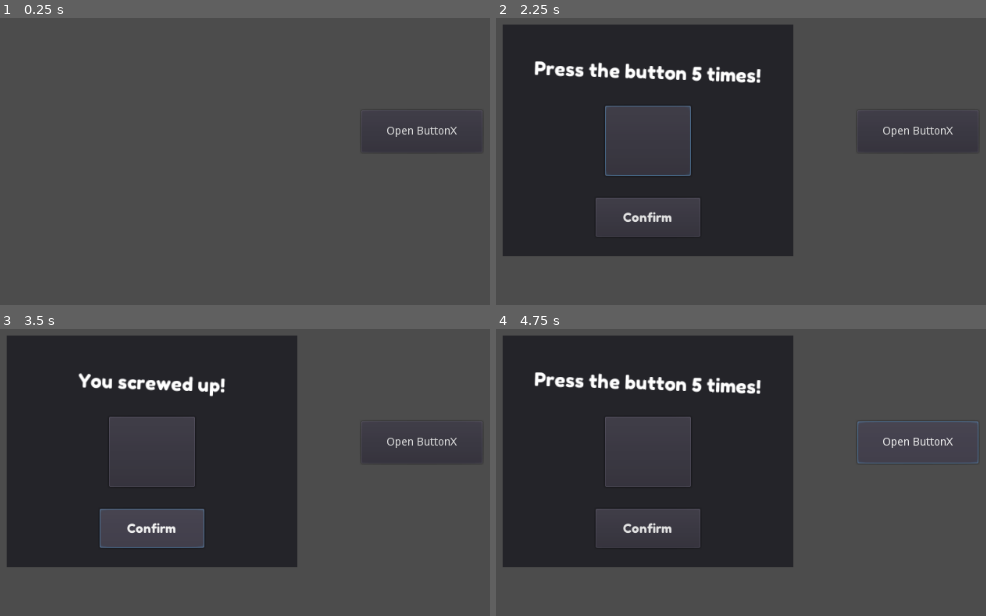
Above: before the commit, frames 1-4 (two rows, left to right).
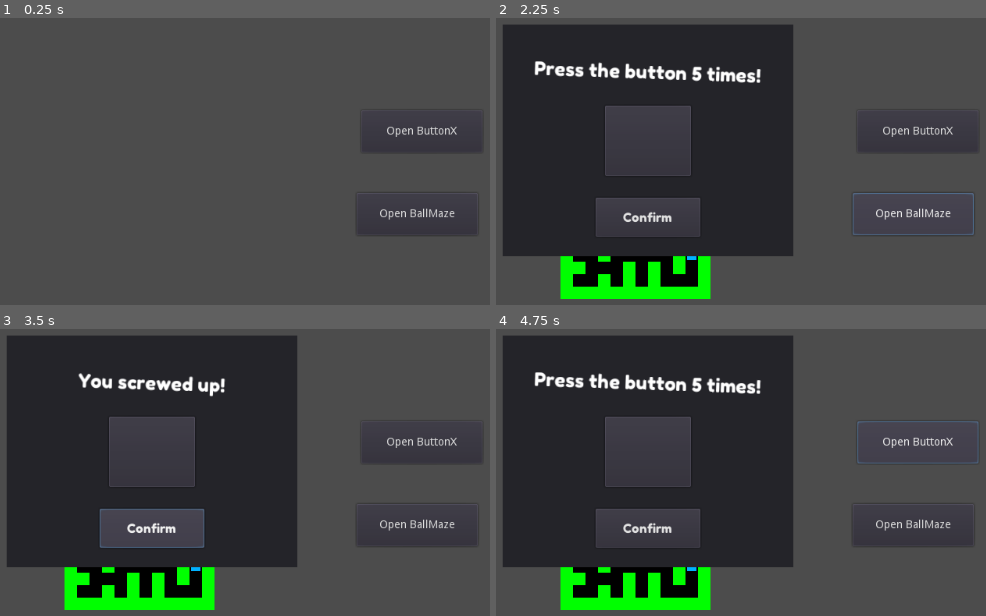
Above: after the commit, the same moments.

Repository: hupijekku/LD46
Game: Godot game, scene res://Scenes/Games/Main.tscn
Two runs of this game, one before a commit and one after it. Both use one fixed random seed, a clock stepped at 60 frames per second and the inputs below.
Inputs (mouse positions are in pixels of both pictures, inside the frame that each line leads up to):
- Up to frame 1 (0.25 s): no input
- Up to frame 2 (2.25 s): click "Open ButtonX" at 0.5 s; click (647, 141) at 1.27 s; click (912, 213) at 2 s, where only the run after the commit has a clickable "Open BallMaze"
- Up to frame 3 (3.5 s): click "Confirm" at 2.75 s
- Up to frame 4 (4.75 s): click "Confirm" at 3.5 s; click "Open ButtonX" at 4.25 s

The runs differ from the first frame. In frame 1, 0.3% of the frame differs, in the area x 74-97%, y 66-76%; in frame 2, 5.2%, in the area x 13-98%, y 30-98%; in frame 3, 4.9%; in frame 4, 4.9%.

Commit message:
Broken maze mg

Diff:
--- a/Project/Scenes/Games/Main.tscn
+++ b/Project/Scenes/Games/Main.tscn
@@ -14,4 +14,15 @@
 __meta__ = {
 "_edit_use_anchors_": false
 }
+
+[node name="Button2" type="Button" parent="."]
+margin_left = 774.0
+margin_top = 368.0
+margin_right = 929.0
+margin_bottom = 422.0
+text = "Open BallMaze"
+__meta__ = {
+"_edit_use_anchors_": false
+}
 [connection signal="pressed" from="Button" to="." method="_on_Button_pressed"]
+[connection signal="pressed" from="Button2" to="." method="_on_Button2_pressed"]
--- /dev/null
+++ b/Project/Scenes/Games/Maze/BallMaze.tscn
@@ -0,0 +1,41 @@
+[gd_scene load_steps=7 format=2]
+
+[ext_resource path="res://Scenes/Games/Maze/Maze.tscn" type="PackedScene" id=1]
+[ext_resource path="res://Sprites/TinyCircle.png" type="Texture" id=2]
+[ext_resource path="res://Sprites/Goal.png" type="Texture" id=3]
+[ext_resource path="res://Scripts/BallMaze.gd" type="Script" id=4]
+
+[sub_resource type="RectangleShape2D" id=2]
+extents = Vector2( 2, 2 )
+
+[sub_resource type="CircleShape2D" id=1]
+radius = 6.17252
+
+[node name="BallMaze" type="Node2D"]
+position = Vector2( 496, 408 )
+script = ExtResource( 4 )
+
+[node name="Maze" parent="." instance=ExtResource( 1 )]
+
+[node name="Goal" type="StaticBody2D" parent="Maze"]
+position = Vector2( 18, 10 )
+scale = Vector2( 0.75, 0.75 )
+
+[node name="Sprite" type="Sprite" parent="Maze/Goal"]
+texture = ExtResource( 3 )
+
+[node name="CollisionShape2D" type="CollisionShape2D" parent="Maze/Goal"]
+shape = SubResource( 2 )
+
+[node name="Ball" type="RigidBody2D" parent="."]
+position = Vector2( -72, -72 )
+mass = 42.87
+gravity_scale = 8.21
+can_sleep = false
+
+[node name="Sprite" type="Sprite" parent="Ball"]
+scale = Vector2( 3, 3 )
+texture = ExtResource( 2 )
+
+[node name="CollisionShape2D" type="CollisionShape2D" parent="Ball"]
+shape = SubResource( 1 )
--- /dev/null
+++ b/Project/Scenes/Games/Maze/Maze.tscn
@@ -0,0 +1,19 @@
+[gd_scene load_steps=2 format=2]
+
+[ext_resource path="res://Sprites/Maze.png" type="Texture" id=1]
+
+[node name="Maze" type="StaticBody2D"]
+scale = Vector2( 4, 4 )
+
+[node name="Sprite" type="Sprite" parent="."]
+scale = Vector2( 4, 4 )
+texture = ExtResource( 1 )
+
+[node name="CollisionPolygon2D" type="CollisionPolygon2D" parent="."]
+polygon = PoolVector2Array( -8, 24, 24, 24, 24, -24, -24, -24, -24, 24, -12, 24, -12, 20, -20, 20, -20, 16, -16, 16, -16, 12, -20, 12, -20, 0, -4, 0, -4, -8, 0, -8, 0, -12, -8, -12, -8, -4, -20, -4, -20, -12, -16, -12, -16, -8, -12, -8, -12, -16, -20, -16, -20, -20, -8, -20, -8, -16, -4, -16, -4, -20, 12, -20, 12, -16, 16, -16, 16, -20, 20, -20, 20, -12, 12, -12, 12, -8, 20, -8, 20, -4, 16, -4, 16, 0, 20, 0, 20, 4, 12, 4, 12, 16, 16, 16, 16, 8, 20, 8, 20, 20, 8, 20, 8, 12, 4, 12, 4, 20, 0, 20, 0, 12, -4, 12, -4, 20, -8, 20, -8, 16, -12, 16, -12, 24 )
+
+[node name="CollisionPolygon2D2" type="CollisionPolygon2D" parent="."]
+polygon = PoolVector2Array( -16, 4, -16, 8, -12, 8, -12, 12, -8, 12, -8, 4 )
+
+[node name="CollisionPolygon2D3" type="CollisionPolygon2D" parent="."]
+polygon = PoolVector2Array( 4, -16, 8, -16, 8, -4, 12, -4, 12, 0, 4, 0, 4, 4, 8, 4, 8, 8, -4, 8, -4, 4, 0, 4, 0, -4, 4, -4, 4, -16 )
--- /dev/null
+++ b/Project/Scripts/BallMaze.gd
@@ -0,0 +1,23 @@
+extends Node2D
+
+var prev_mousepos
+var moved
+export var sensitivity = 1000
+
+func _ready():
+	pass
+
+func _physics_process(delta):
+	if Input.is_action_just_pressed("mouse_left"):
+		prev_mousepos = get_viewport().get_mouse_position()
+	if Input.is_action_pressed("mouse_left"):
+		moved = get_viewport().get_mouse_position() - prev_mousepos
+#		$Ball.mode = RigidBody2D.MODE_STATIC
+		rotate(moved.x/sensitivity*2*PI)
+		prev_mousepos = get_viewport().get_mouse_position()
+#	if Input.is_action_just_released("mouse_left"):
+#		$Ball.mode = RigidBody2D.MODE_RIGID
+
+func _input(event):
+	if event is InputEventMouseButton:
+		pass
--- a/Project/Scripts/Main.gd
+++ b/Project/Scripts/Main.gd
@@ -1,8 +1,14 @@
 extends Node2D
 
 var buttonX_res = preload("res://Scenes/Games/ButtonX.tscn")
+var ballmaze_res = preload("res://Scenes/Games/Maze/BallMaze.tscn")
 
 func _on_Button_pressed():
 	var buttonX_inst = buttonX_res.instance()
 	buttonX_inst.maxpresses = 5
 	add_child(buttonX_inst)
+
+
+func _on_Button2_pressed():
+	var ballmaze_inst = ballmaze_res.instance()
+	add_child(ballmaze_inst)
--- a/Project/project.godot
+++ b/Project/project.godot
@@ -19,6 +19,22 @@
 run/main_scene="res://Scenes/Games/Main.tscn"
 config/icon="res://icon.png"
 
+[input]
+
+ui_accept={
+"deadzone": 0.5,
+"events": [ Object(InputEventKey,"resource_local_to_scene":false,"resource_name":"","device":0,"alt":false,"shift":false,"control":false,"meta":false,"command":false,"pressed":false,"scancode":16777221,"unicode":0,"echo":false,"script":null)
+, Object(InputEventKey,"resource_local_to_scene":false,"resource_name":"","device":0,"alt":false,"shift":false,"control":false,"meta":false,"command":false,"pressed":false,"scancode":16777222,"unicode":0,"echo":false,"script":null)
+, Object(InputEventKey,"resource_local_to_scene":false,"resource_name":"","device":0,"alt":false,"shift":false,"control":false,"meta":false,"command":false,"pressed":false,"scancode":32,"unicode":0,"echo":false,"script":null)
+, Object(InputEventJoypadButton,"resource_local_to_scene":false,"resource_name":"","device":0,"button_index":0,"pressure":0.0,"pressed":false,"script":null)
+ ]
+}
+mouse_left={
+"deadzone": 0.5,
+"events": [ Object(InputEventMouseButton,"resource_local_to_scene":false,"resource_name":"","device":-1,"alt":false,"shift":false,"control":false,"meta":false,"command":false,"button_mask":0,"position":Vector2( 0, 0 ),"global_position":Vector2( 0, 0 ),"factor":1.0,"button_index":1,"pressed":false,"doubleclick":false,"script":null)
+ ]
+}
+
 [rendering]
 
 environment/default_environment="res://default_env.tres"
Binary file added: Project/Sprites/Goal.png
Not shown, added: Project/Sprites/Goal.png.import
Binary file added: Project/Sprites/GreenBlock.png
Not shown, added: Project/Sprites/GreenBlock.png.import
Binary file added: Project/Sprites/Maze.png
Not shown, added: Project/Sprites/Maze.png.import
Binary file added: Project/Sprites/TinyCircle.png
Not shown, added: Project/Sprites/TinyCircle.png.import
